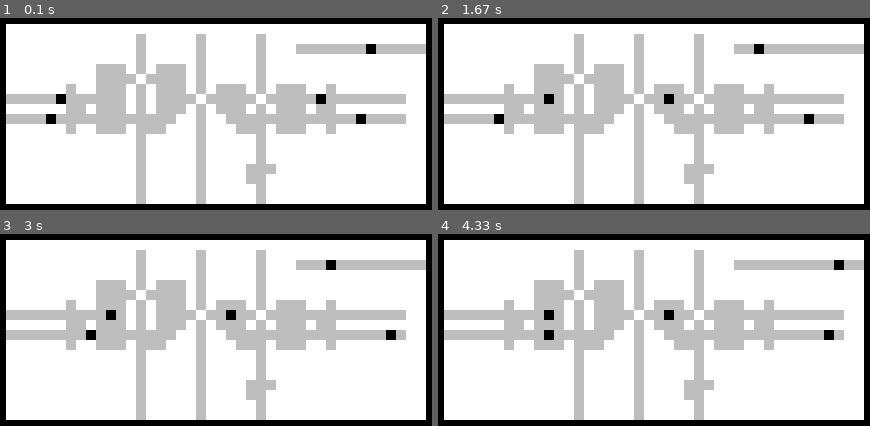
Above: before the commit, frames 1-4 (two rows, left to right).
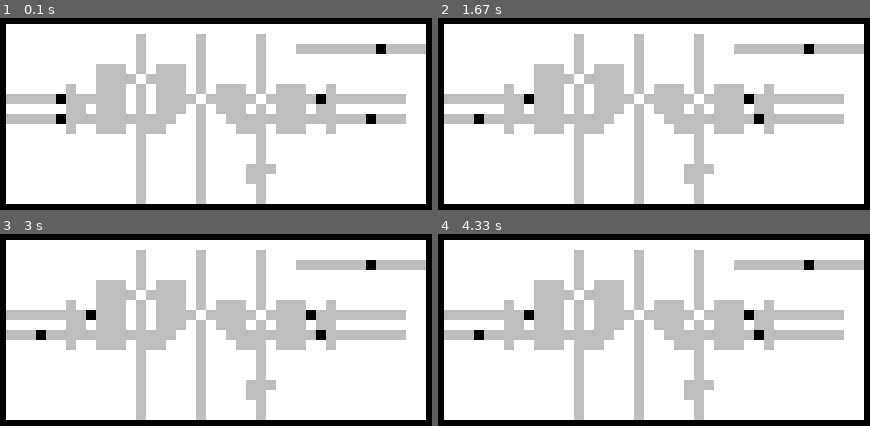
Above: after the commit, the same moments.

Repository: timo/brownomat
Game: pygame game, started from pygamefe.py
The game is run twice, just before and just after one commit, with the same random seed, the same clock (stepped at 60 frames per second) and the same inputs. The source is Python 2; it was converted automatically to run under Python 3.
Inputs:
- Up to frame 1 (0.1 s): no input
- Up to frame 2 (1.67 s): tap Space at 0.33 s
- Up to frame 3 (3 s): no input
- Up to frame 4 (4.33 s): no input

The runs differ from the first frame. In frame 1, 0.7% of the frame differs, in the area x 10-90%, y 13-56%; in frame 2, 1.2%, in the area x 8-88%, y 13-56%; in frame 3, 1.2%; in frame 4, 1.2%.

Commit message:
pause and speed control with mouse.

Diff:
--- a/pygamefe.py
+++ b/pygamefe.py
@@ -2,6 +2,7 @@
 import pygame
 import field
 from time import sleep
+from math import log
 
 class PyGameSurfaceRenderer(field.RendererBase):
     bgcol = pygame.Color("white")
@@ -185,18 +186,23 @@
 
     def mainloop(self):
         running = True
+        pause = False
 
         while running:
             for event in pygame.event.get():
                 if event.type == pygame.QUIT:
                     running = False
-            self.field.step()
+                elif event.type == pygame.KEYDOWN:
+                    if event.key == pygame.K_SPACE:
+                        pause = not pause
+            if not pause:
+                self.field.step()
             if self.renderer.is_picture_dirty():
                 self.renderer.refresh_picture()
                 self.screen.blit(self.renderer.resultsurf, (20, 20))
 
             pygame.display.flip()
-            #sleep(0.001)
+            sleep(log(pygame.mouse.get_pos()[1] / 300. + 1))
 
 
 if __name__ == "__main__":
